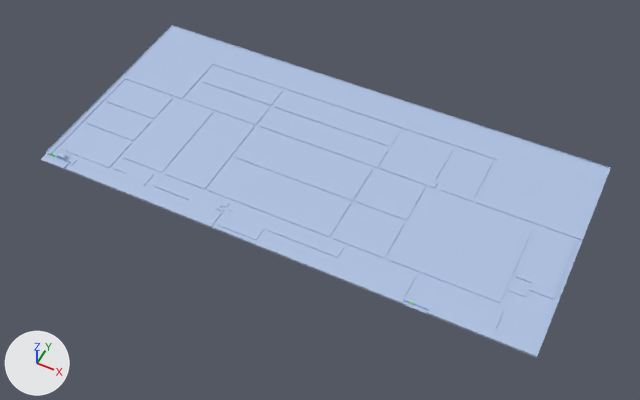
An edit to the glTF model src/assets/3d/models/VIL.glb, drawn before and after from the same camera.
Before and after are seen from a 50 mm lens placed at (304.0, -618.0, 711.0), pointed at (12.0, -33.0, -20.0). Lighting does not change. The marker at lower left points along +X, +Y and +Z. The picture after the commit comes second. Where no turn or scale is listed for an object, it has been applied to the vertices.

Before the edit, the objects in view are built like this:
```python
me_mesh_2484 = bpy.data.meshes.new('Mesh.2484')
me_mesh_2484.from_pydata(...)  # 8 vertices, 12 faces; spans x -287.0..287.0, y -135.0..135.0, z -1.0..1.0
me_mesh_2484.materials.append(mat_wall)  # blue #afc2e3
me_mesh_2485 = bpy.data.meshes.new('Mesh.2485')
me_mesh_2485.from_pydata(...)  # 371 vertices, 660 faces; spans x -287.0..287.0, y -135.0..135.0, z 0.0..2.0
me_mesh_2485.materials.append(mat_wall)  # blue #afc2e3
me_mesh_2488 = bpy.data.meshes.new('Mesh.2488')
me_mesh_2488.from_pydata(...)  # 114 vertices, 223 faces; spans x -287.0..287.0, y -135.0..135.0, z 1.0..3.0
me_mesh_2488.materials.append(mat_wall)  # blue #afc2e3
ob_landscaping = bpy.data.objects.new('landscaping', me_mesh_2485)
ob_landscaping.location = (0.0, 0.0, 0.0)
ob_platform = bpy.data.objects.new('platform', me_mesh_2484)
ob_platform.location = (0.0, 0.0, 0.0)
ob_wall = bpy.data.objects.new('wall', me_mesh_2488)
ob_wall.location = (0.0, 0.0, 0.0)
```
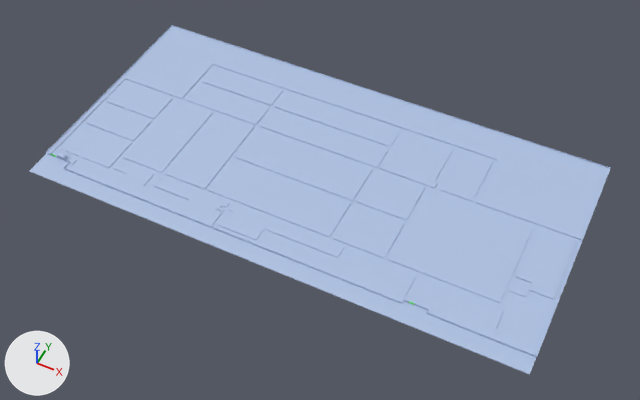
The change, as a diff of the scene's bpy script:
```diff
--- a/src/assets/3d/models/VIL.glb.py
+++ b/src/assets/3d/models/VIL.glb.py
@@ me_mesh_2508 @@
+me_mesh_2508.from_pydata(...)  # 16 vertices, 36 faces; spans x 0.0..573.0, y -20.0..0.0, z -1.0..0.0
+me_mesh_2508.materials.append(mat_wall)  # blue #afc2e3
@@ ob_road @@
+ob_road = bpy.data.objects.new('Road', me_mesh_2508)
+ob_road.location = (-286.6, -134.7, 0.5)
```

Location of each change, (x1, y1, x2, y2) in pixels of the pictures (640 x 400 px):
'Road', added
    after: (29, 160, 536, 375)
